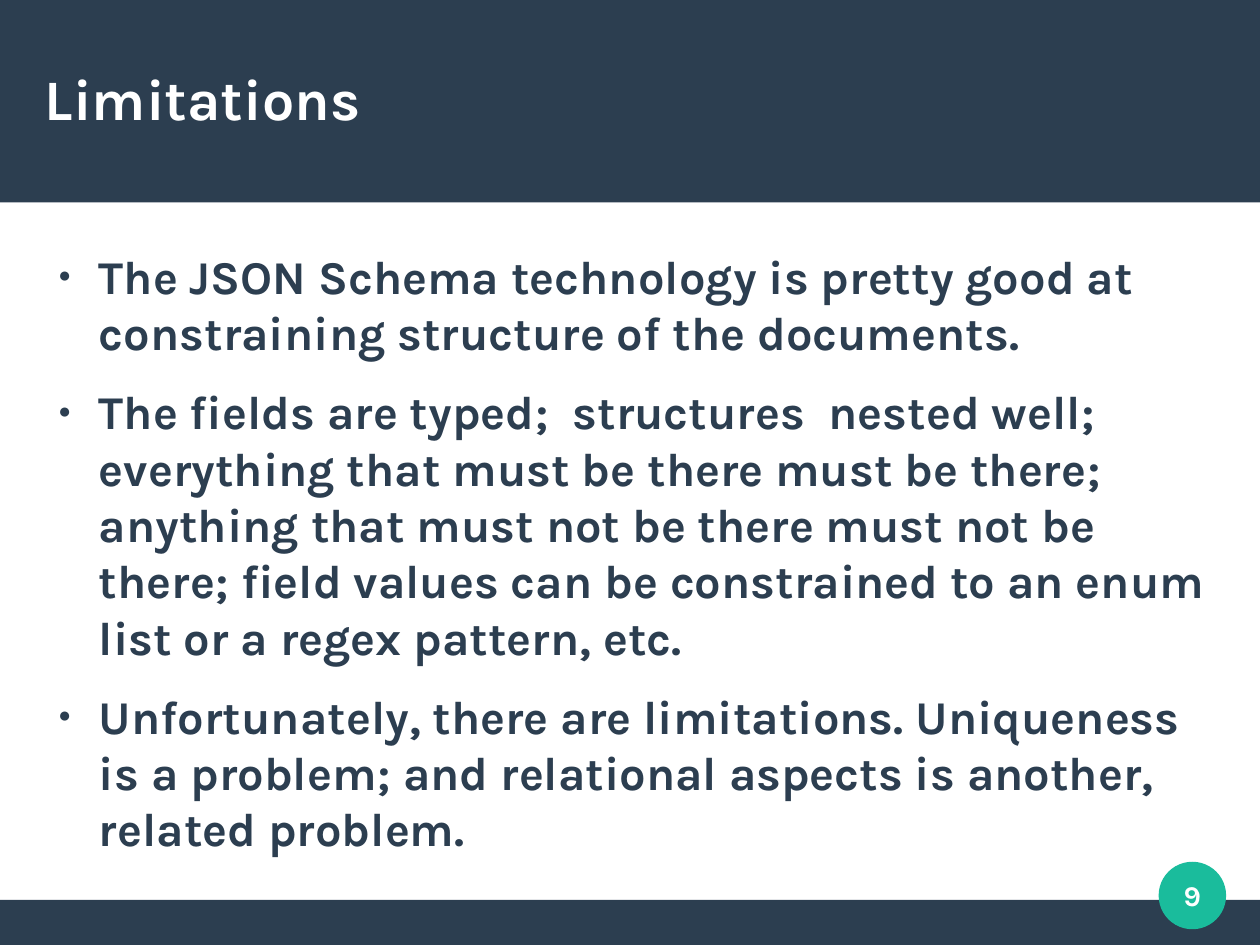
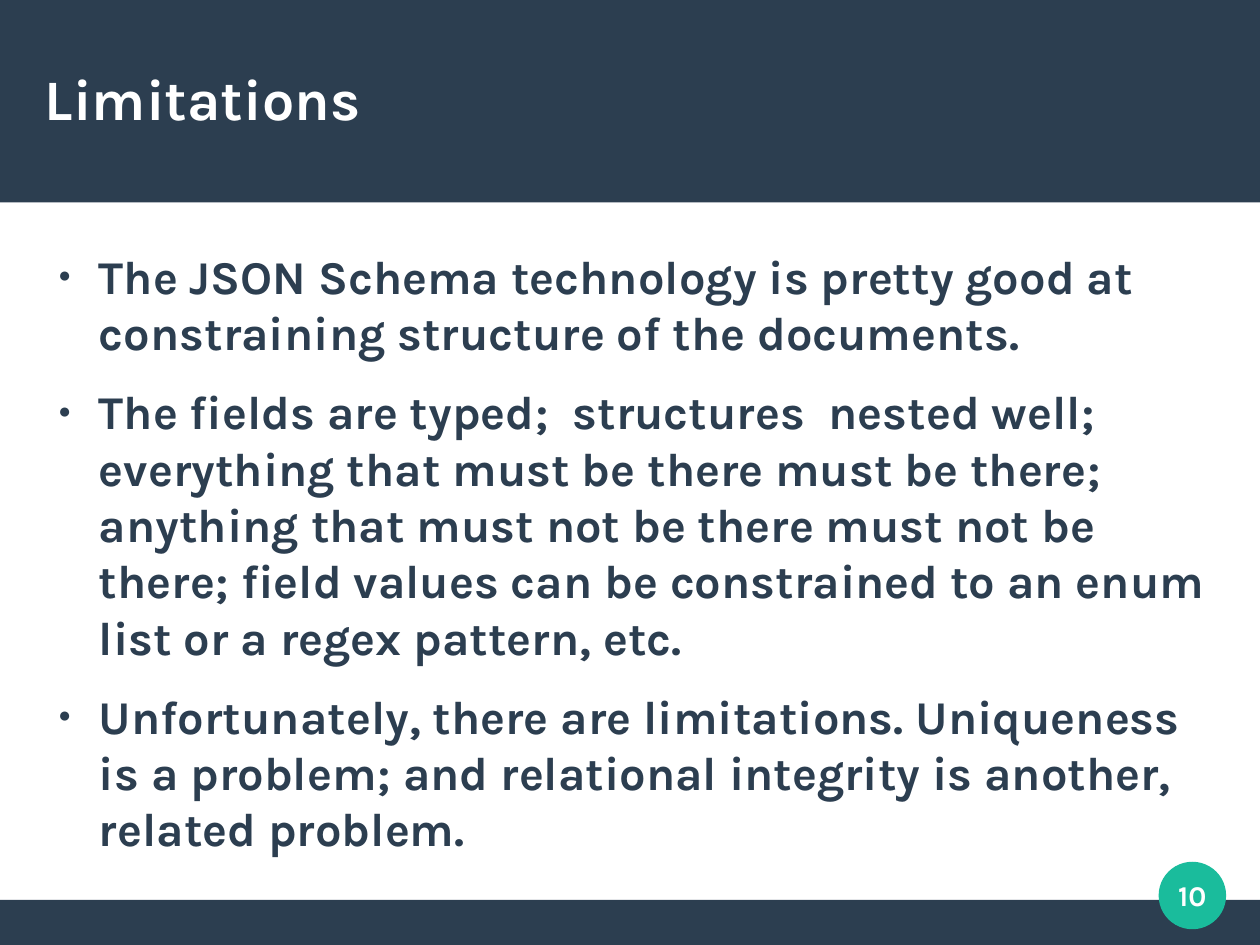
Before and after one commit to sjones-hep-ph-liv-ac-uk/json_info_system, a slide deck: slide 10 of v1.5/slides/json_info_system.odp (slide 9 before the commit). Drawn at 1260x945 pixels with LibreOffice and Linux fonts; fonts in the diff are those of the drawing. Boxes give left, top, right and bottom in pixels: in the first picture for what was removed or moved away, otherwise in the second. Text is boxed around its words. In the diff, an @@ line names an element or a change of style, - is before the commit and + after.

```diff
--- a/v1.5/slides/json_info_system.odp
+++ b/v1.5/slides/json_info_system.odp
@@ text at [99,700,1180,857]: text changed @@
-● Unfortunately, there are limitations. Uniqueness is a problem; and relational aspects is another, related problem.
+● Unfortunately, there are limitations. Uniqueness is a problem; and relational integrity is another, related problem.
@@ page number at [1178,887,1206,907]: text changed @@
-9
+10
```
Also in this commit, not shown: 11 other slides changed, 1 slide added, 1 other file.
